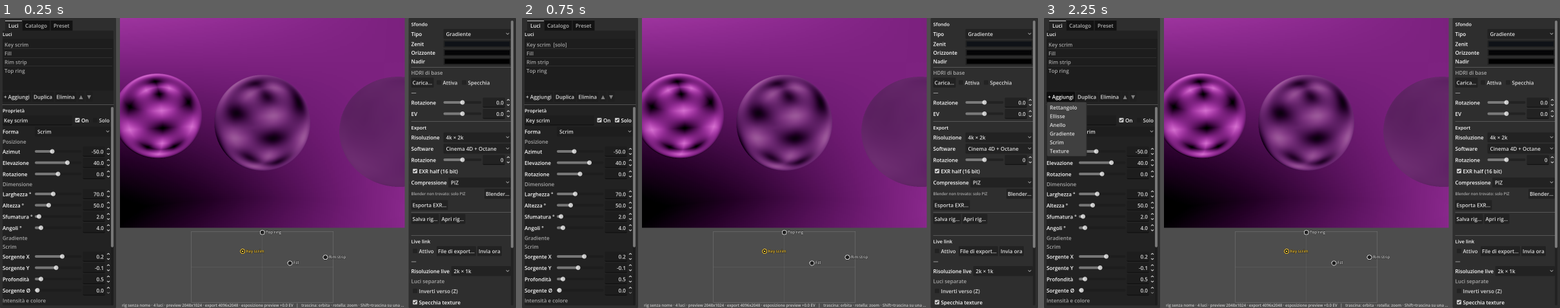
Above: before the commit, frames 1-3 (left to right).
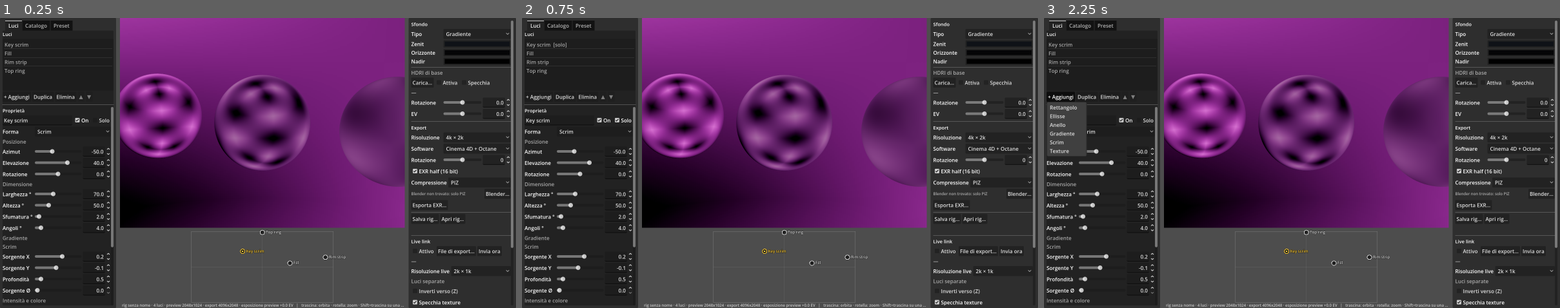
Above: after the commit, the same moments.

Repository: lignazio/hdri-studio
Game: Godot game, scene res://scenes/main.tscn
Same seed, same stepped clock (60 frames per second), same inputs: the game is played once before the commit and once after it.
Inputs:
- Up to frame 1 (0.25 s): no input
- Up to frame 2 (0.75 s): click "Solo" at 0.5 s
- Up to frame 3 (2.25 s): click "Solo" at 1.25 s; click "+ Aggiungi" at 2 s

The runs differ from the first frame. In frame 1, 0.4% of the frame differs, in the area x 47-73%, y 22-51%; in frame 2, 0.4%; in frame 3, 0.4%.
Error in both runs: Assertion failed: RenderingDevice non disponibile (headless?) (res://bake/baker.gd:42)

Commit message:
Sfumatura senza spina agli angoli; preview con MSAA, FXAA e radianza 1024
rect_cover: prodotto per asse con Angoli = 0, rettangolo arrotondato con
raggio >= sfumatura altrimenti. Preview: MSAA 4x, FXAA, sfere 128x64, cielo
incrementale a 1024 rigenerato dopo ogni bake.

Co-Authored-By: Claude Opus 5 <noreply@anthropic.com>

Diff:
--- a/hdri_studio/bake/bake_glsl_source.gd
+++ b/hdri_studio/bake/bake_glsl_source.gd
@@ -2,4 +2,4 @@
 extends RefCounted
 ## GENERATO da tools/embed_shader.py: sorgente di bake/bake.glsl per l'app esportata. Non modificare a mano.
 
-const SOURCE := "\n#version 450\n\n// HDRI Studio — bake del …(2997 unchanged characters)… opertura di un rettangolo (hw × hh) con angoli arrotondati di raggio rr e bordo sfumato ss:\n// distanza con segno dal rettangolo arrotondato, così la sfumatura gira attorno agli angoli invece\n// di formare una punta. La parte piena resta un rettangolo netto.\nfloat rect_cover(float ax, float ay, float hw, float hh, float rr, float ss) {\n	rr = min(rr, min(hw, hh));\n	vec2 q = abs(vec2(ax,  …(10849 unchanged characters)…
+const SOURCE := "\n#version 450\n\n// HDRI Studio — bake del …(2997 unchanged characters)… opertura di un rettangolo (hw × hh) con bordo sfumato ss e angoli di raggio rr.\n// - rr = 0: prodotto delle sfumature dei due assi (la caduta di una softbox): contorno esterno\n//   rettangolare, funzione liscia ovunque, quindi nessuna \"spina\" sulla diagonale dell'angolo.\n// - rr > 0: distanza con segno dal rettangolo arrotondato. Il raggio è almeno pari alla sfumatura:\n//   la banda sfumata sta tutta dove la distanza è liscia (entro rr dal bordo) e la spina della\n//   distanza a scacchiera resta nella zona piena, dove non si vede.\nfloat rect_cover(float ax, float ay, float hw, float hh, float rr, float ss) {\n	if (rr <= 1e-5) {\n		return soft_edge(hw - abs(ax), ss) * soft_edge(hh - abs(ay), ss);\n	}\n	rr = min(max(rr, ss), min(hw, hh));\n	vec2 q = abs(vec2(ax,  …(10849 unchanged characters)…
--- a/hdri_studio/preview/preview_3d.gd
+++ b/hdri_studio/preview/preview_3d.gd
@@ -41,6 +41,8 @@
 	mouse_filter = Control.MOUSE_FILTER_STOP
 	viewport = SubViewport.new()
 	viewport.handle_input_locally = false
+	viewport.msaa_3d = Viewport.MSAA_4X
+	viewport.screen_space_aa = Viewport.SCREEN_SPACE_AA_FXAA
 	add_child(viewport)
 
 
@@ -52,8 +54,10 @@
 	mat.panorama = tex
 	mat.filter = true
 	sky.sky_material = mat
-	sky.radiance_size = Sky.RADIANCE_SIZE_256
-	sky.process_mode = Sky.PROCESS_MODE_REALTIME
+	# radianza a 1024 (riflessi glossy nitidi): in modalità incrementale il cielo viene rigenerato
+	# solo quando il materiale segnala un cambiamento → notify_sky_changed() dopo ogni bake
+	sky.radiance_size = Sky.RADIANCE_SIZE_1024
+	sky.process_mode = Sky.PROCESS_MODE_INCREMENTAL
 	env.sky = sky
 	env.ambient_light_source = Environment.AMBIENT_SOURCE_SKY
 	env.reflected_light_source = Environment.REFLECTION_SOURCE_SKY
@@ -65,8 +69,8 @@
 	var mesh := SphereMesh.new()
 	mesh.radius = SPHERE_R
 	mesh.height = SPHERE_R * 2.0
-	mesh.radial_segments = 96
-	mesh.rings = 48
+	mesh.radial_segments = 128
+	mesh.rings = 64
 	_chrome = ShaderMaterial.new()
 	_chrome.shader = load("res://preview/chrome.gdshader")
 	_chrome.set_shader_parameter("panorama", tex)
@@ -97,6 +101,11 @@
 func set_texture(tex: Texture2D) -> void:
 	(env.sky.sky_material as PanoramaSkyMaterial).panorama = tex
 	_chrome.set_shader_parameter("panorama", tex)
+
+
+## La texture del cielo è cambiata sul GPU (nuovo bake): fa rigenerare la mappa di radianza.
+func notify_sky_changed() -> void:
+	env.sky.sky_material.emit_changed()
 
 
 func set_exposure(k: float) -> void:
--- a/hdri_studio/scenes/main.gd
+++ b/hdri_studio/scenes/main.gd
@@ -362,6 +362,7 @@
 func _process(_delta: float) -> void:
 	if _dirty:
 		baker.bake(rig)
+		preview.notify_sky_changed()
 		_dirty = false
 		if _selected >= 0 and rig.lights[_selected].photometric:
 			props.sync_values()
Not shown, changed: hdri_studio/bake/bake.glsl
Not shown, changed: hdri_studio/README.md
